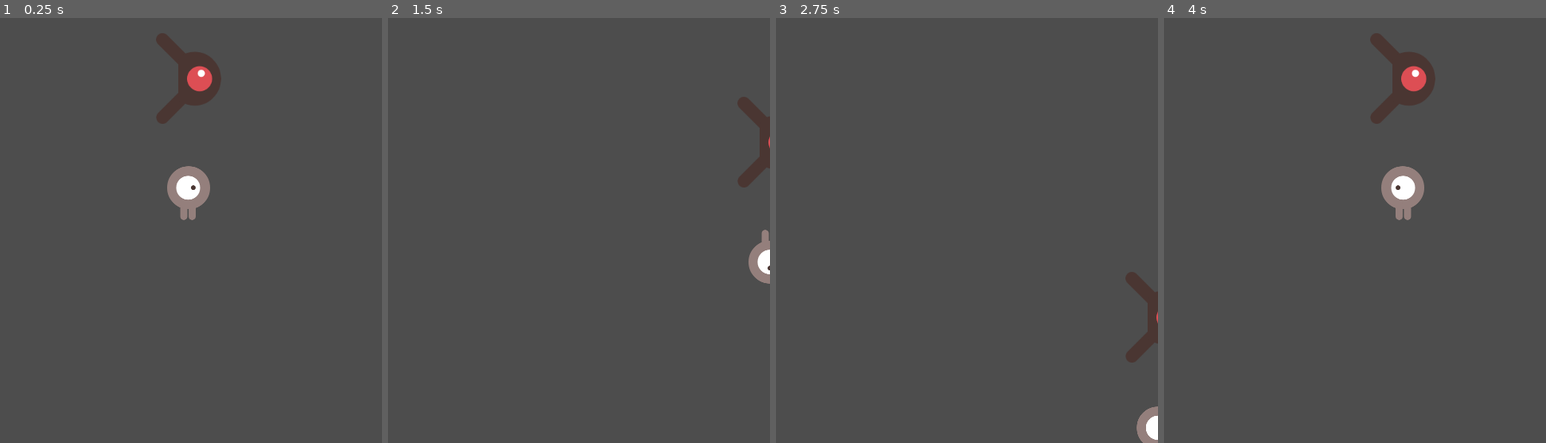
Above: before the commit, frames 1-4 (left to right).
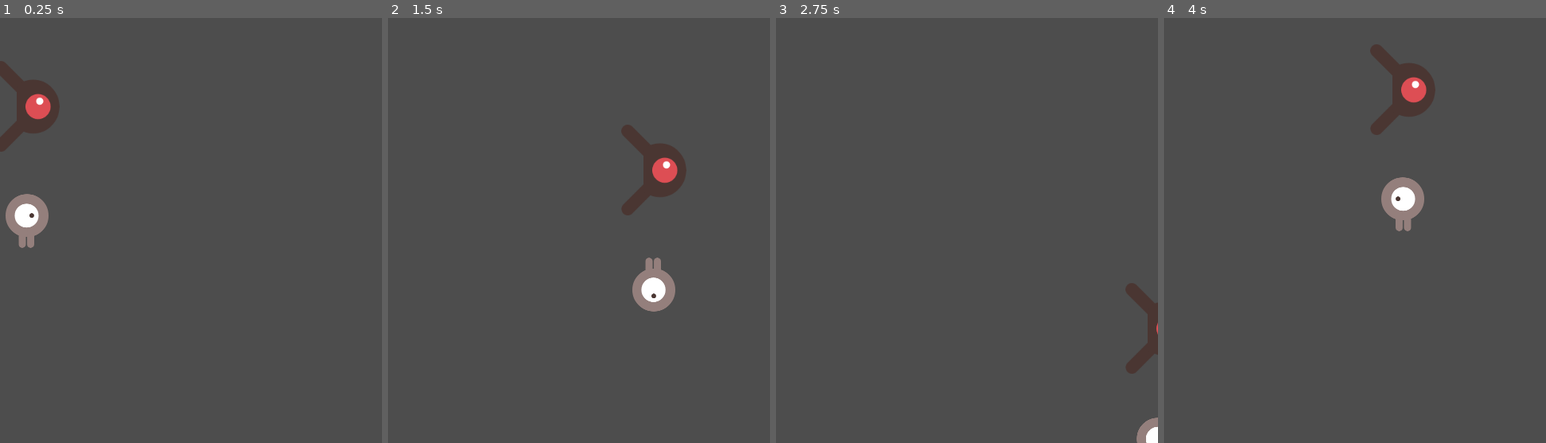
Above: after the commit, the same moments.

Repository: emeraldmoonx/First2DGame
Game: Godot game, scene res://Main.tscn
The game is run twice, just before and just after one commit, with the same random seed, the same clock (stepped at 60 frames per second) and the same inputs.
Inputs:
- Up to frame 1 (0.25 s): no input
- Up to frame 2 (1.5 s): hold Right (move_right) 0.53-1.28 s; hold Down (move_down) from 1.28 s (still down)
- Up to frame 3 (2.75 s): release Down (move_down) at 2.03 s; hold Right (move_right) from 2.03 s (still down)
- Up to frame 4 (4 s): release Right (move_right) at 2.78 s; hold Up (move_up) 2.78-3.53 s; hold Left (move_left) from 3.53 s (still down)

The runs differ from the first frame. In frame 1, 5.1% of the frame differs, in the area x 0-58%, y 3-55%; in frame 2, 3.8%; in frame 3, 0.9%; in frame 4, 2.4%.

Commit message:
Update Main.tscn

Diff:
--- a/Main.tscn
+++ b/Main.tscn
@@ -13,7 +13,7 @@
 script = ExtResource("1_dx3ln")
 
 [node name="Player" parent="." instance=ExtResource("2_ip164")]
-position = Vector2(237, 406)
+position = Vector2(34, 441)
 
 [node name="MobTimer" type="Timer" parent="."]
 wait_time = 0.5
